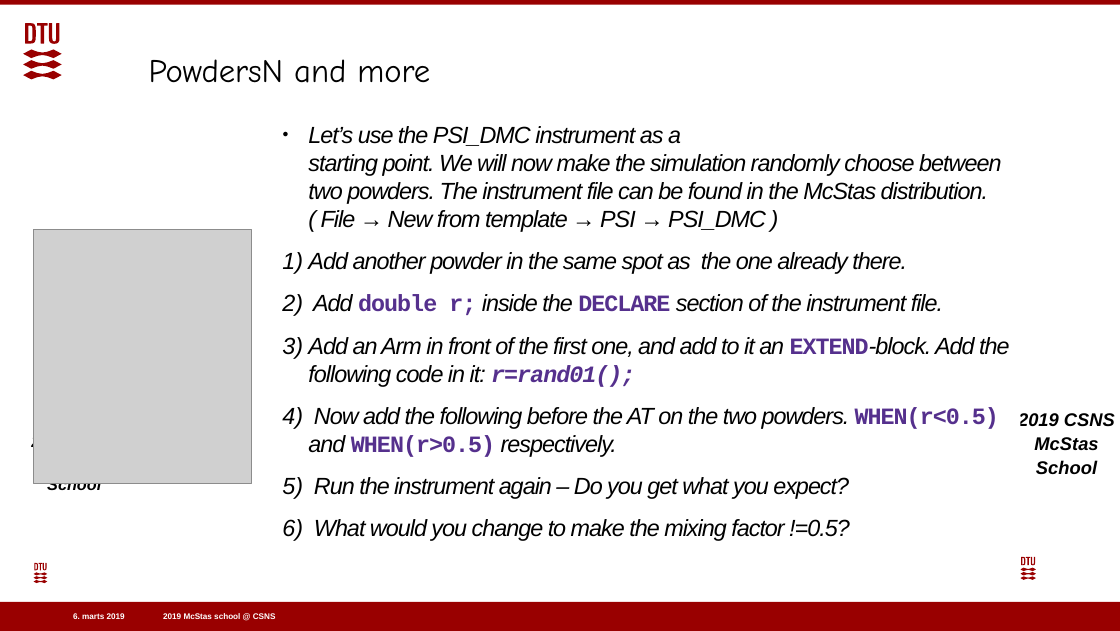
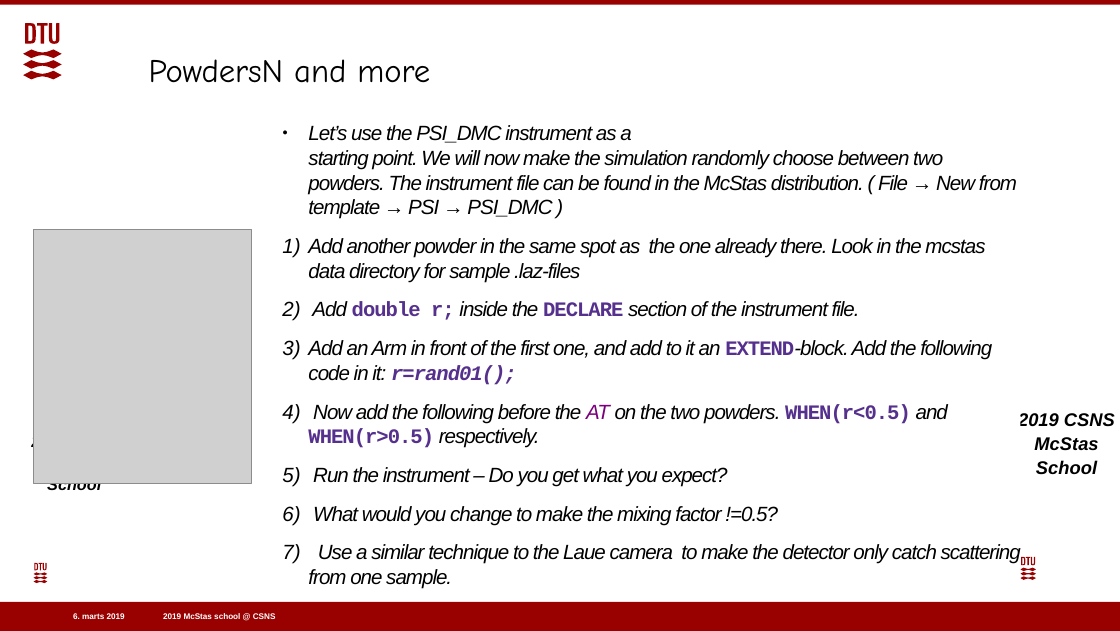
Before and after one commit to eddymaoui/Schools, a slide deck: slide 11 of CSNS_March_2019/3_Wednesday_March_27th/3_sample_and_keyword_exercise/3_sample_practical_powders_sx.pptx. Drawn at 1120x631 pixels with LibreOffice and Linux fonts; fonts in the diff are those of the drawing; grey boxes stand for pictures; background and template pictures are left out. Boxes give left, top, right and bottom in pixels: in the first picture for what was removed or moved away, otherwise in the second. Text is boxed around its words. In the diff, an @@ line names an element or a change of style, - is before the commit and + after.

```diff
--- a/CSNS_March_2019/3_Wednesday_March_27th/3_sample_and_keyword_exercise/3_sample_practical_powders_sx.pptx
+++ b/CSNS_March_2019/3_Wednesday_March_27th/3_sample_and_keyword_exercise/3_sample_practical_powders_sx.pptx
@@ text at (x1=308, y1=125, x2=1017, y2=525): size 20 to 17.6 pt in "Let’s use the PSI_DMC instrument as a ...", "Add double r; inside the DECLARE section ...", "Add an Arm in front of the ...", "Now add the following before the AT ..." and 1 more places; text colour #000000 to #7C007C in "AT" @@
@@ text at (x1=308, y1=238, x2=985, y2=283): text changed; size 20 to 17.6 pt @@
-1) Add another powder in the same spot as the one already there.
+1) Add another powder in the same spot as the one already there. Look in the mcstas data directory for sample .laz-files
@@ text at (x1=313, y1=467, x2=728, y2=487): text changed; size 20 to 17.6 pt @@
-5) Run the instrument again – Do you get what you expect?
+5) Run the instrument – Do you get what you expect?
@@ text at (x1=308, y1=544, x2=1021, y2=589): paragraph added @@
+7) Use a similar technique to the Laue camera to make the detector only catch scattering from one sample.
```
Also in this commit, not shown: 1 other slide changed, 3 other files.
